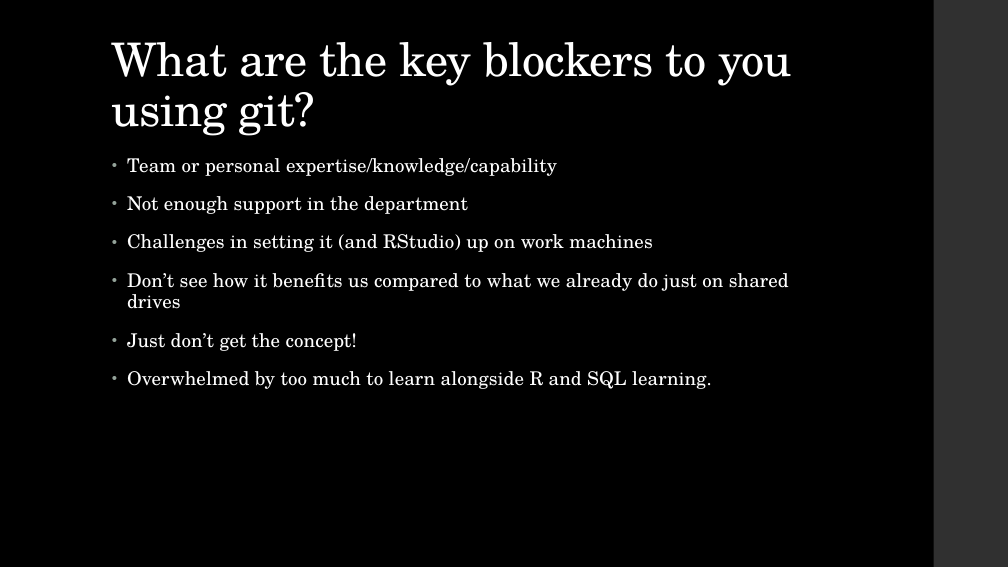
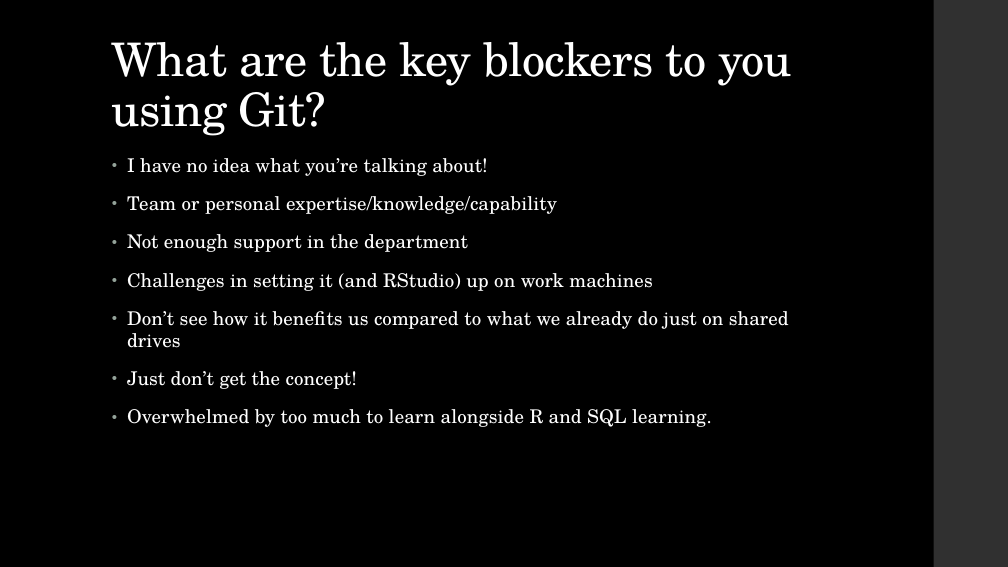
Before and after one commit to dfe-analytical-services/techskills_workshops, a slide deck: slide 4 of slides/workshopslides_quick-git.pptx. Drawn at 1008x567 pixels with LibreOffice and Linux fonts; fonts in the diff are those of the drawing. Boxes give left, top, right and bottom in pixels: in the first picture for what was removed or moved away, otherwise in the second. Text is boxed around its words. In the diff, an @@ line names an element or a change of style, - is before the commit and + after.

```diff
--- a/slides/workshopslides_quick-git.pptx
+++ b/slides/workshopslides_quick-git.pptx
@@ title at [112,42,792,136]: text changed @@
-What are the key blockers to you using git?
+What are the key blockers to you using Git?
@@ text at [127,158,487,176]: paragraph added @@
+• I have no idea what you’re talking about!
```
Also in this commit, not shown: 10 other slides changed, 6 slides added.
